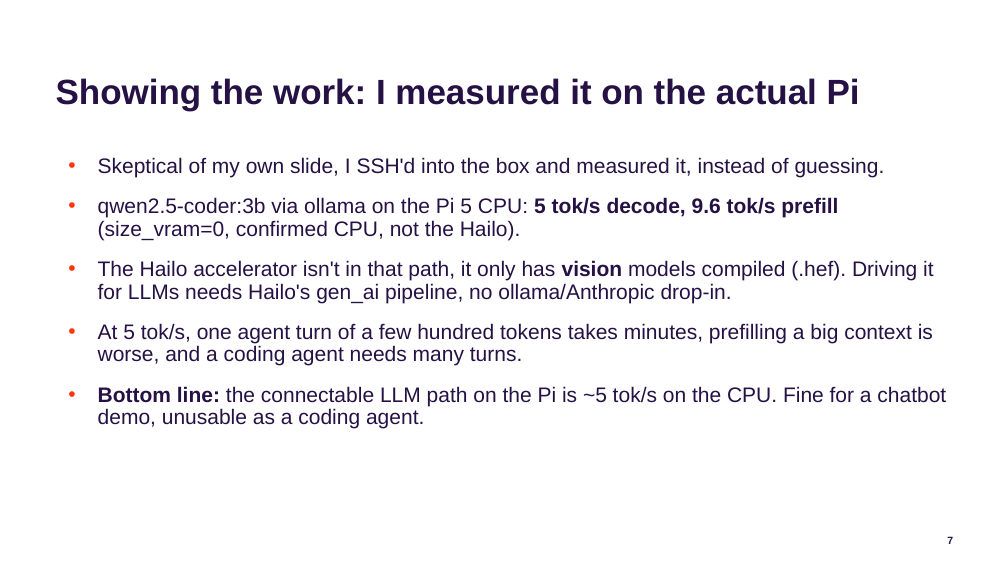
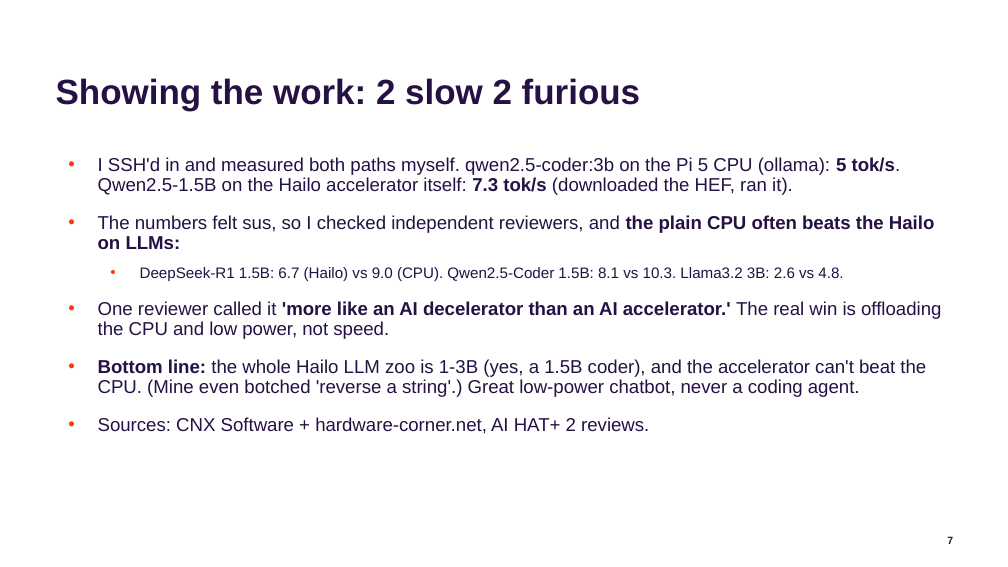
Before and after one commit to jconnolly/local-llm-pi5, a slide deck: slide 7 of local-llm-datasociety.pptx. Drawn at 1008x567 pixels with LibreOffice and Linux fonts; fonts in the diff are those of the drawing; background and template pictures are left out. Boxes give left, top, right and bottom in pixels: in the first picture for what was removed or moved away, otherwise in the second. Text is boxed around its words. In the diff, an @@ line names an element or a change of style, - is before the commit and + after.

Commit message:
Verify Hailo LLM perf on-device + vs community; '2 slow 2 furious' slide
- Ran Qwen2.5-1.5B on the actual Hailo-10H (worked around Hailo's broken v5.1.0
  auto-download -> 404; HEF is at v5.1.1): measured 7.3 tok/s decode, and it botched
  'reverse a string' (1.5B too small).
- Cross-checked independent reviews (CNX Software): Pi 5 CPU BEATS the Hailo on every
  LLM (e.g. Qwen2.5-Coder 1.5B: 8.1 Hailo vs 10.3 CPU); reviewer: 'more like an AI
  decelerator than an AI accelerator'. Our 5 tok/s CPU + 7.3 Hailo numbers align.
- Corrected 'one model' -> Hailo zoo is a handful of 1-3B (incl Qwen2.5-Coder-1.5B).
- Rewrote show-work slide (both decks) as '2 slow 2 furious' with cited numbers +
  the decelerator quote. Added font param to bullets_slide for dense slides.

```diff
--- a/local-llm-datasociety.pptx
+++ b/local-llm-datasociety.pptx
@@ title at <box>56,78,640,111</box>: text changed @@
-Showing the work: I measured it on the actual Pi
+Showing the work: 2 slow 2 furious
@@ text at <box>98,157,941,434</box>: text changed; size 18 to 16 pt @@
-• Skeptical of my own slide, I SSH'd into the box and measured it, instead of guessing.
-• qwen2.5-coder:3b via ollama on the Pi 5 CPU: 5 tok/s decode, 9.6 tok/s prefill (size_vram=0, confirmed CPU, not the Hailo).
-• The Hailo accelerator isn't in that path, it only has vision models compiled (.hef). Driving it for LLMs needs Hailo's gen_ai pipeline, no ollama/Anthropic drop-in.
-• At 5 tok/s, one agent turn of a few hundred tokens takes minutes, prefilling a big context is worse, and a coding agent needs many turns.
-• Bottom line: the connectable LLM path on the Pi is ~5 tok/s on the CPU. Fine for a chatbot demo, unusable as a coding agent.
+• I SSH'd in and measured both paths myself. qwen2.5-coder:3b on the Pi 5 CPU (ollama): 5 tok/s. Qwen2.5-1.5B on the Hailo accelerator itself: 7.3 tok/s (downloaded the HEF, ran it).
+• The numbers felt sus, so I checked independent reviewers, and the plain CPU often beats the Hailo on LLMs:
+  • DeepSeek-R1 1.5B: 6.7 (Hailo) vs 9.0 (CPU). Qwen2.5-Coder 1.5B: 8.1 vs 10.3. Llama3.2 3B: 2.6 vs 4.8.
+• One reviewer called it 'more like an AI decelerator than an AI accelerator.' The real win is offloading the CPU and low power, not speed.
+• Bottom line: the whole Hailo LLM zoo is 1-3B (yes, a 1.5B coder), and the accelerator can't beat the CPU. (Mine even botched 'reverse a string'.) Great low-power chatbot, never a coding agent.
+• Sources: CNX Software + hardware-corner.net, AI HAT+ 2 reviews.
```
Also in this commit, not shown: 3 other files.
